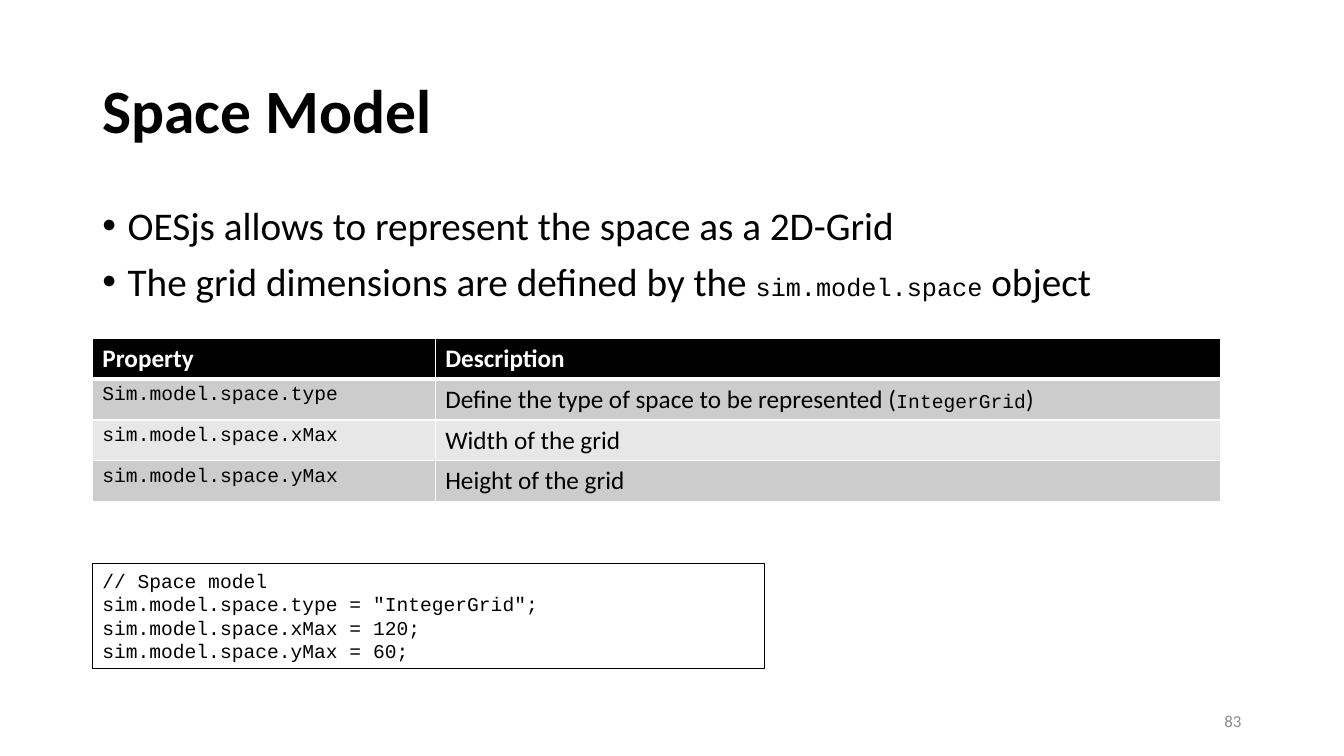
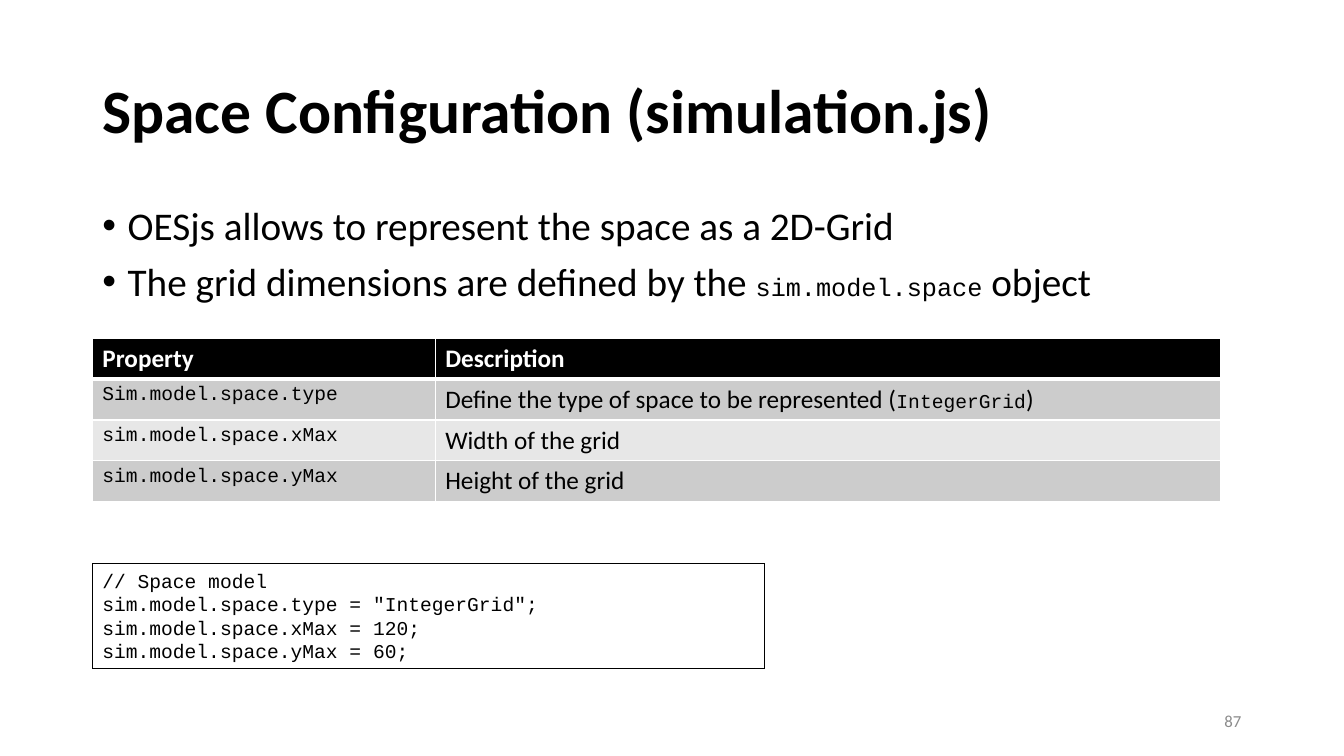
Before and after one commit to JackNico7/Computational-Thinking, a slide deck: slide 87 of presentation/introduction_to_javascript-based_simulation.pptx (slide 83 before the commit). Drawn at 1344x756 pixels with LibreOffice and Linux fonts; fonts in the diff are those of the drawing. Boxes give left, top, right and bottom in pixels: in the first picture for what was removed or moved away, otherwise in the second. Text is boxed around its words. In the diff, an @@ line names an element or a change of style, - is before the commit and + after.

Commit message:
Update model description

```diff
--- a/presentation/introduction_to_javascript-based_simulation.pptx
+++ b/presentation/introduction_to_javascript-based_simulation.pptx
@@ title at (x1=102, y1=87, x2=992, y2=144): text changed @@
-Space Model
+Space Configuration (simulation.js)
@@ page number at (x1=1224, y1=715, x2=1241, y2=727): text changed @@
-83
+87
```
Also in this commit, not shown: 5 other slides changed, 1 slide added, 2 slides removed, 21 other files.
